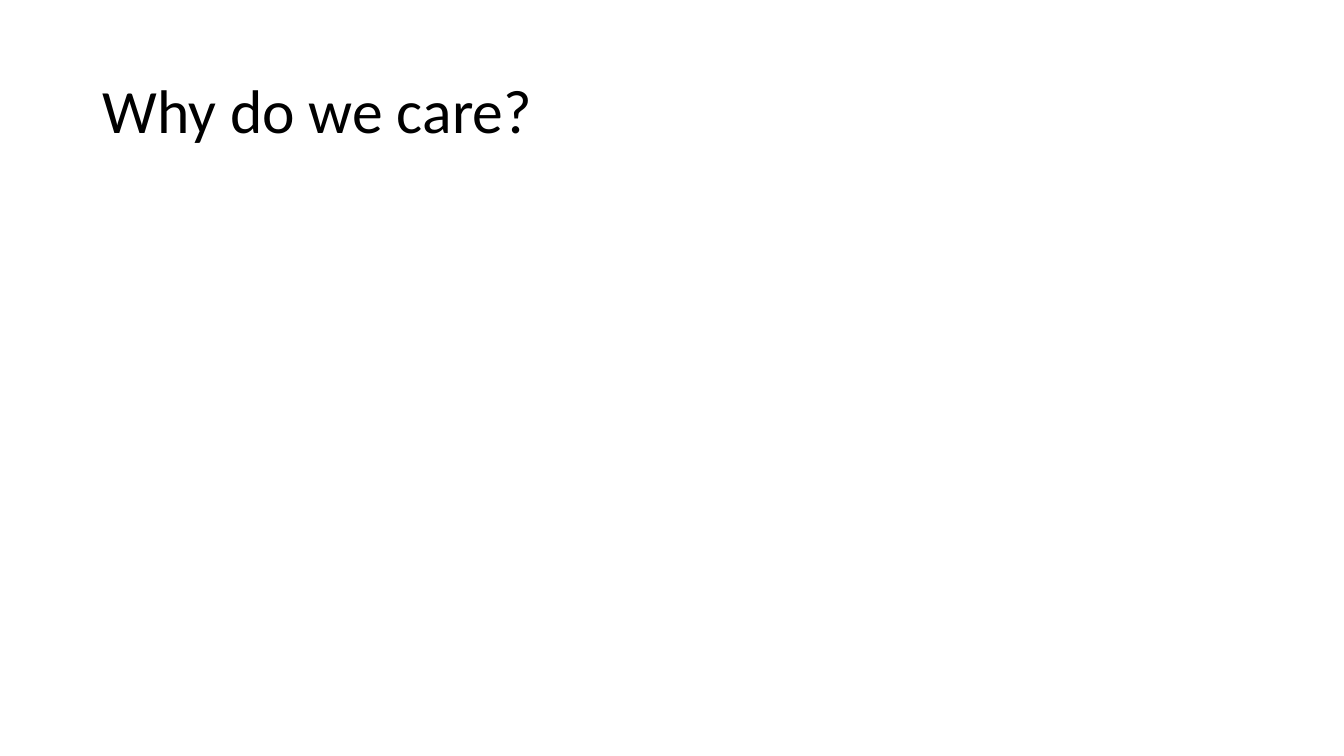
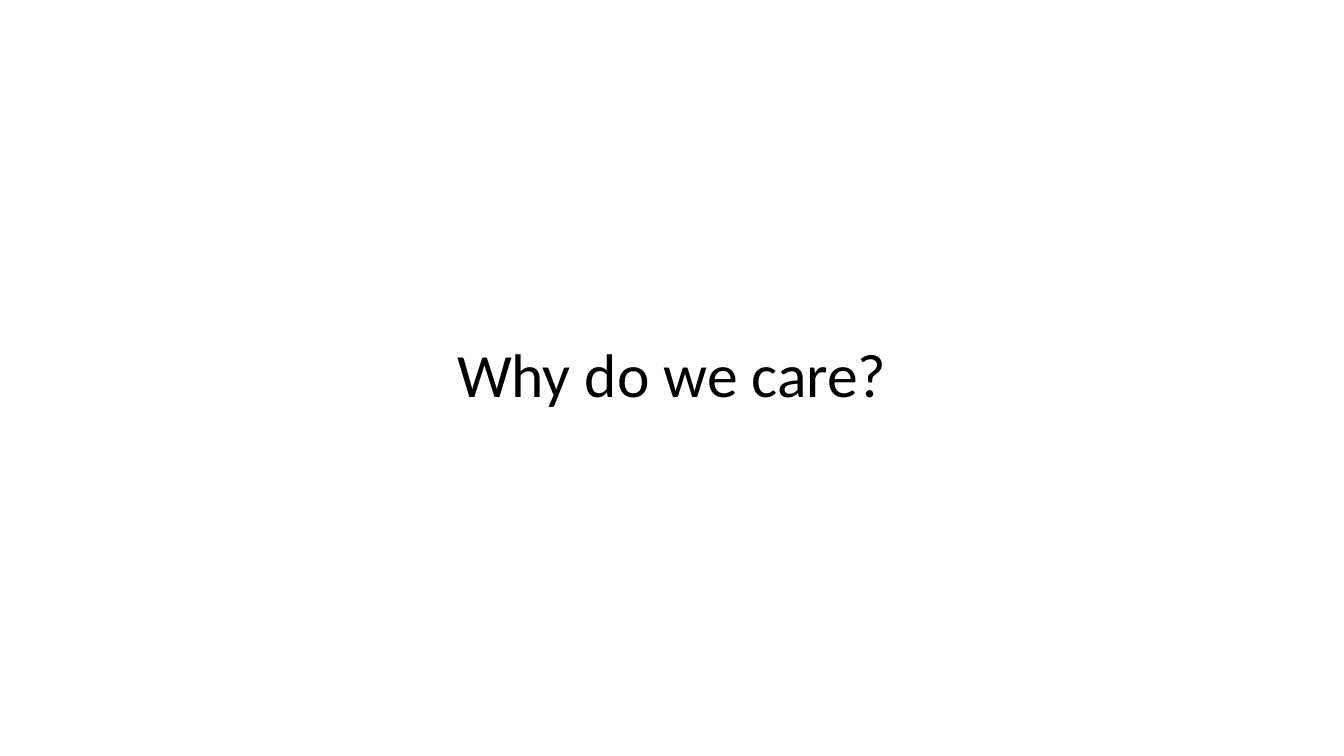
Before and after one commit to cchen23/AI4ALL_NLP, a slide deck: slide 9 of splash_slides.pptx. Drawn at 1344x756 pixels with LibreOffice and Linux fonts; fonts in the diff are those of the drawing. Boxes give left, top, right and bottom in pixels: in the first picture for what was removed or moved away, otherwise in the second. Text is boxed around its words. In the diff, an @@ line names an element or a change of style, - is before the commit and + after.

```diff
--- a/splash_slides.pptx
+++ b/splash_slides.pptx
@@ title "Why do we care?": place and size @@
-title "Why do we care?" at (102, 90, 532, 143)
+title "Why do we care?" at (457, 354, 887, 407)
@@ title "Why do we care?" at (457, 354, 887, 407): alignment left to centre @@
```
Also in this commit, not shown: 2 other slides changed, 6 slides added, 2 slides removed.
